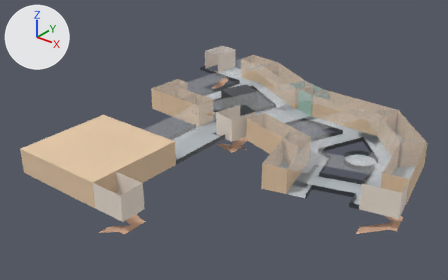
Before and after pictures for a commit that changed the glTF model floors/11F.glb.
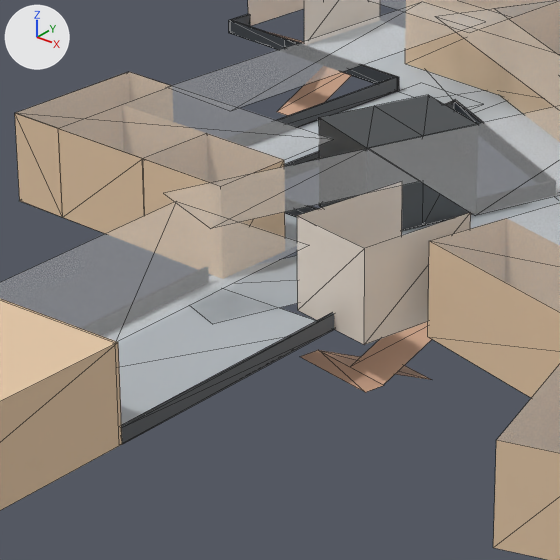
Each version is shown whole from a camera (50 mm lens) standing at (26.3, -40.8, 36.6) and looking at (-16.7, 12.9, 3.3), then close up on the part from 33% to 62% of the width and 22% to 68% of the height. Lighting does not change. The marker at upper left points along +X, +Y and +Z. The last two pictures show the newer version. The close-ups show mesh edges as thin lines. Where no turn or scale is listed for an object, it has been applied to the vertices. Vertices at exactly the same position are counted once.

The first close-up shows '丁棟7F.001', '立方體.001', '立方體.005', '立方體.006', '立方體.007', '立方體.013', '立方體.014', '立方體.028', '立方體.034', '立方體.036', '立方體.042', '立方體.045', '立方體.138', '立方體.220', '立方體.232' and 26 more.
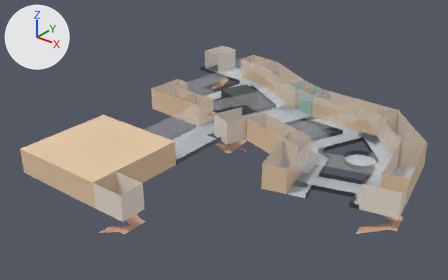
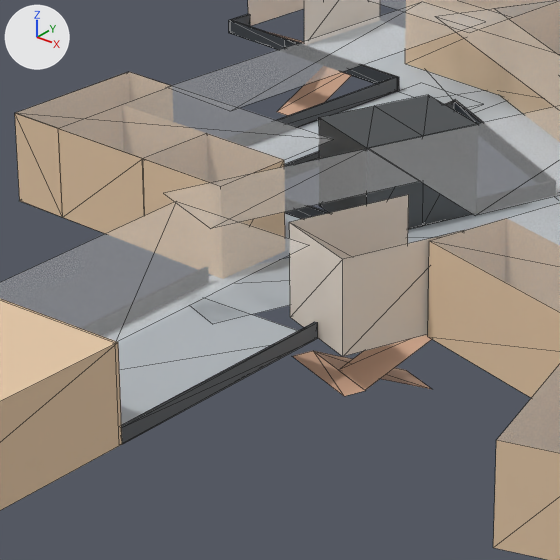
Changed parts and their boxes [x1, y1, x2, y2] in the close-ups (560 x 560 px):
```json
{"object": "立方體.045", "change": "moved, turned", "before": [297, 186, 471, 345], "after": [289, 195, 464, 356]}
{"object": "立方體.232", "change": "moved, rescaled", "before": [118, 289, 315, 425], "after": [118, 298, 298, 425], "on screen": "9% narrower, 7% shorter"}
{"object": "立方體.001", "change": "reshaped, moved, turned", "before": [351, 322, 432, 385], "after": [315, 351, 431, 389]}
{"object": "立方體.055", "change": "added", "after": [339, 335, 432, 390], "on screen": "beige"}
{"object": "立方體.036", "change": "moved, turned", "before": [300, 350, 383, 392], "after": [293, 351, 366, 396]}
{"object": "立方體.028", "change": "deleted", "before": [320, 350, 431, 380]}
```

The change, as JSON lines over the scene's bpy script:
```json
{"block": "me_立方體_268", "where": "# used by ob_立方體_232; location = (-19.82, 8.8, 4.5)"}
{"op": "remove", "block": "me_立方體_268", "code": "me_立方體_268.from_pydata(...)  # 6 vertices, 4 faces; spans x -2.5..2.5, y -4.0..5.17, z -1.5..1.5"}
{"op": "add", "block": "me_立方體_268", "code": "me_立方體_268.from_pydata(...)  # 6 vertices, 4 faces; spans x -2.5..2.5, y -4.0..4.34, z -1.5..1.5"}
{"block": "me_立方體_268", "change": "me_立方體_268 part 1: the whole mesh is scaled about its middle by (1, 0.909, 1), then moved by (0.0, -0.42, 0.0)"}
{"block": "me_立方體_046", "where": "# used by ob_立方體_001; location = (-16.97, 16.57, 0.85); rotation_euler = (1.571, 0.384, -1.775), in degrees (90, 22, -102); scale = (0.139, 0.0792, 0.146)"}
{"block": "me_立方體_046", "where": "# verts and faces of me_立方體_046; kept vertices keep their numbers, new ones are numbered from 4"}
{"block": "me_立方體_046", "where": "# before: 0 (-14.4, 18.9, -10.3), 1 (11.5, 17.0, -10.9) at pixel (383, 385), 2 (-14.4, 18.9, 0.0), 3 (11.5, 17.0, -0.6) at pixel (349, 367)"}
{"op": "remove", "block": "me_立方體_046", "code": "me_立方體_046.from_pydata(...)  # 4 vertices, 2 faces; spans x -14.4..11.5, y 17.0..18.9, z -10.9..0.0"}
{"op": "add", "block": "me_立方體_046", "code": "me_立方體_046.from_pydata(...)  # 4 vertices, 2 faces; spans x -14.4..11.5, y 18.9..20.9, z -0.6..10.3"}
{"block": "me_立方體_046", "change": "me_立方體_046 part 2"}
{"op": "add", "block": "me_立方體_046", "code": "delete_vertices([0, 1])  # with the faces that use them"}
{"op": "add", "block": "me_立方體_046", "code": "verts[3] = (11.5, 20.9, -0.6)  # moved, pixel (338, 370)"}
{"op": "add", "block": "me_立方體_046", "code": "verts[4] = (11.5, 20.9, 9.7)  # pixel (312, 350)"}
{"op": "add", "block": "me_立方體_046", "code": "verts[5] = (-14.4, 18.9, 10.3)  # pixel (406, 370)"}
{"op": "add", "block": "me_立方體_046", "code": "faces += [(2, 5, 4), (2, 4, 3)]"}
{"op": "add", "block": "me_立方體_060", "code": ["me_立方體_060 = bpy.data.meshes.new('立方體.060')", "me_立方體_060.from_pydata([(1.86, 0.67, 2.14), (0.77, -2.43, 0.65), (0.46, 1.21, 2.14), (-0.63, -1.89, 0.65)], [], [(0, 2, 3), (0, 3, 1)])", "me_立方體_060.materials.append(mat_material_014)  # beige #d2a88d"]}
{"op": "set", "path": "ob_立方體_001.location", "old": "(-16.97, 16.57, 0.85)", "new": "(-16.86, 14.68, -0.4)"}
{"op": "set", "path": "ob_立方體_001.rotation_euler", "old": "(1.571, 0.384, -1.775)", "new": "(1.571, -0.384, -1.937)", "note": "degrees (90, 22, -102) -> degrees (90, -22, -111)"}
{"op": "remove", "block": "ob_立方體_028", "code": ["ob_立方體_028 = bpy.data.objects.new('立方體.028', me_立方體_048)", "ob_立方體_028.location = (-17.17, 15.48, -0.65)"]}
{"op": "set", "path": "ob_立方體_036.location", "old": "(-17.44, 14.24, -0.02)", "new": "(-17.33, 13.51, 0.24)"}
{"op": "set", "path": "ob_立方體_036.rotation_euler", "old": "(1.571, 0.0, -0.204)", "new": "(1.571, 0.0, -0.367)", "note": "degrees (90, 0, -12) -> degrees (90, 0, -21)"}
{"op": "set", "path": "ob_立方體_045.location", "old": "(-17.04, 15.85, 4.5)", "new": "(-16.68, 15.03, 4.5)"}
{"op": "set", "path": "ob_立方體_045.rotation_euler", "old": "(1.571, 0.0, -0.204)", "new": "(1.571, 0.0, -0.367)", "note": "degrees (90, 0, -12) -> degrees (90, 0, -21)"}
{"op": "add", "block": "ob_立方體_055", "code": ["ob_立方體_055 = bpy.data.objects.new('立方體.055', me_立方體_060)", "ob_立方體_055.location = (-16.48, 15.72, 1.1)"]}
```
